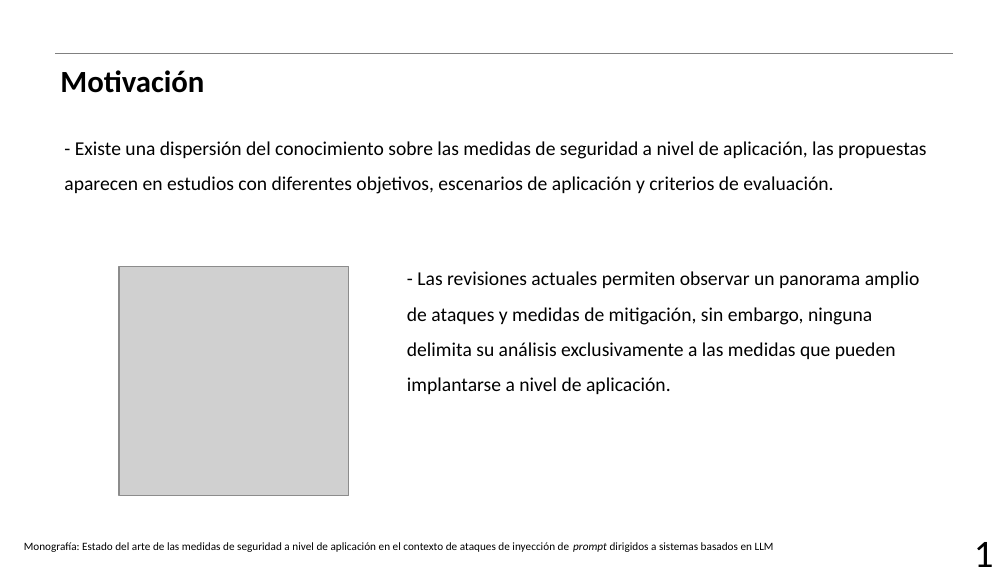
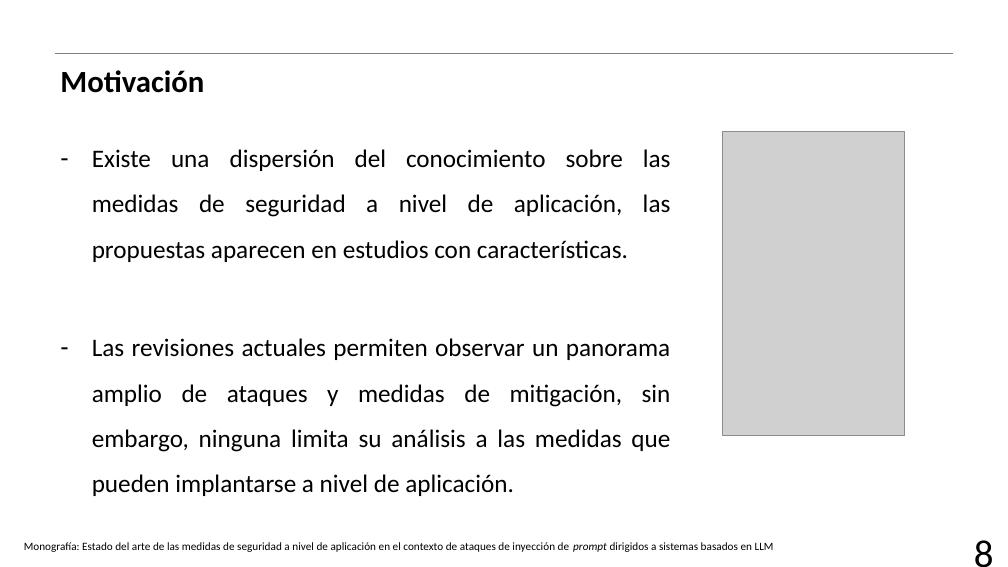
Before and after one commit to AJRx26/semestreVII, a slide deck: slide 9 of proyectoguiado/protocoloRSL/18(RSL)_NunezSanchezAbraham.pptx (slide 7 before the commit). Drawn at 1008x567 pixels with LibreOffice and Linux fonts; fonts in the diff are those of the drawing; grey boxes stand for pictures; background and template pictures are left out. Boxes give left, top, right and bottom in pixels: in the first picture for what was removed or moved away, otherwise in the second. Text is boxed around its words. In the diff, an @@ line names an element or a change of style, - is before the commit and + after.

```diff
--- a/proyectoguiado/protocoloRSL/18(RSL)_NunezSanchezAbraham.pptx
+++ b/proyectoguiado/protocoloRSL/18(RSL)_NunezSanchezAbraham.pptx
@@ text at [92,149,671,496]: text changed; size 14 to 18 pt @@
-- Existe una dispersión del conocimiento sobre las medidas de seguridad a nivel de aplicación, las propuestas aparecen en estudios con diferentes objetivos, escenarios de aplicación y criterios de evaluación.
+– Existe una dispersión del conocimiento sobre las medidas de seguridad a nivel de aplicación, las propuestas aparecen en estudios con características.
+– Las revisiones actuales permiten observar un panorama amplio de ataques y medidas de mitigación, sin embargo, ninguna limita su análisis a las medidas que pueden implantarse a nivel de aplicación.
@@ picture added at [722,132,904,435] @@
@@ picture removed at [119,266,349,496] @@
@@ text removed at [407,271,920,394] @@
-- Las revisiones actuales permiten observar un panorama amplio de ataques y medidas de mitigación, sin embargo, ninguna delimita su análisis exclusivamente a las medidas que pueden implantarse a nivel de aplicación.
@@ text at [943,523,1004,566]: text changed @@
-1
+8
```
Also in this commit, not shown: 16 other slides changed, 6 slides added, 1 slide removed, 5 other files.
